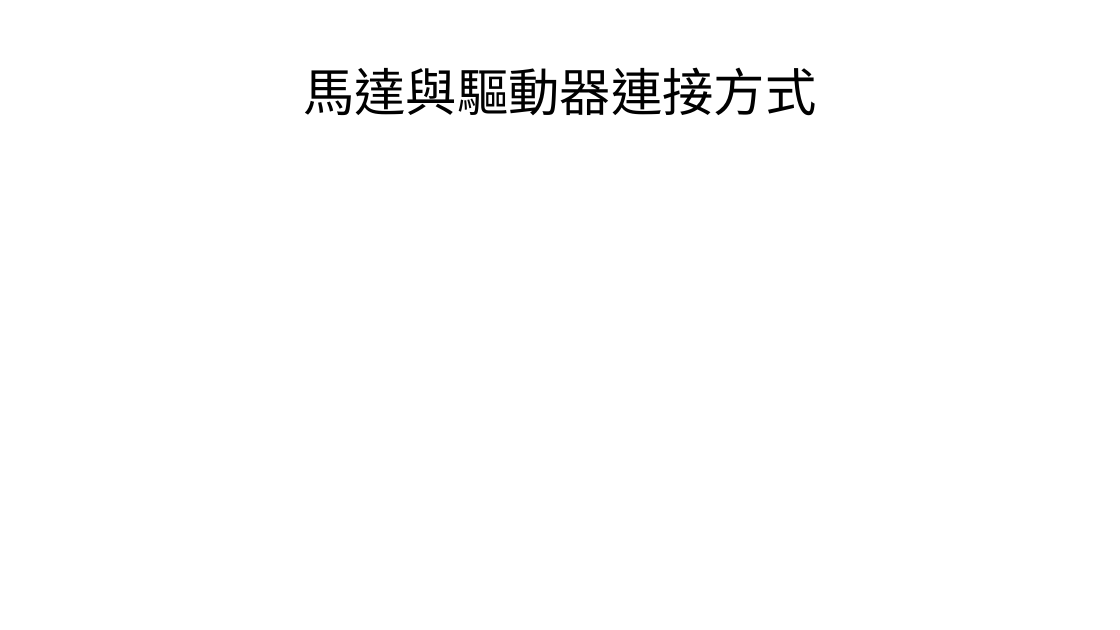
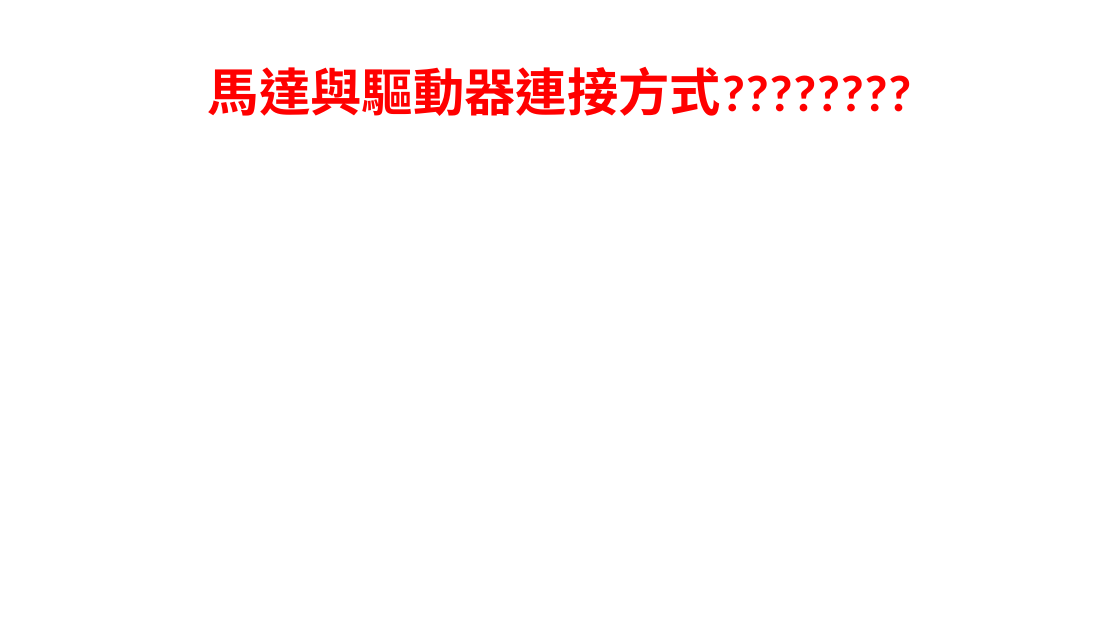
Before and after one commit to handsomeyo-wei/introduce-product-of-controllers-and-drivers, a slide deck: slide 2 of 產品簡介.pptx. Drawn at 1120x630 pixels with LibreOffice and Linux fonts; fonts in the diff are those of the drawing. Boxes give left, top, right and bottom in pixels: in the first picture for what was removed or moved away, otherwise in the second. Text is boxed around its words. In the diff, an @@ line names an element or a change of style, - is before the commit and + after.

```diff
--- a/產品簡介.pptx
+++ b/產品簡介.pptx
@@ title at box(208, 67, 912, 116): text changed; text colour #000000 to #FF0000; bold on @@
-馬達與驅動器連接方式
+馬達與驅動器連接方式????????
```
Also in this commit, not shown: 2 other slides changed, 11 slides added.
